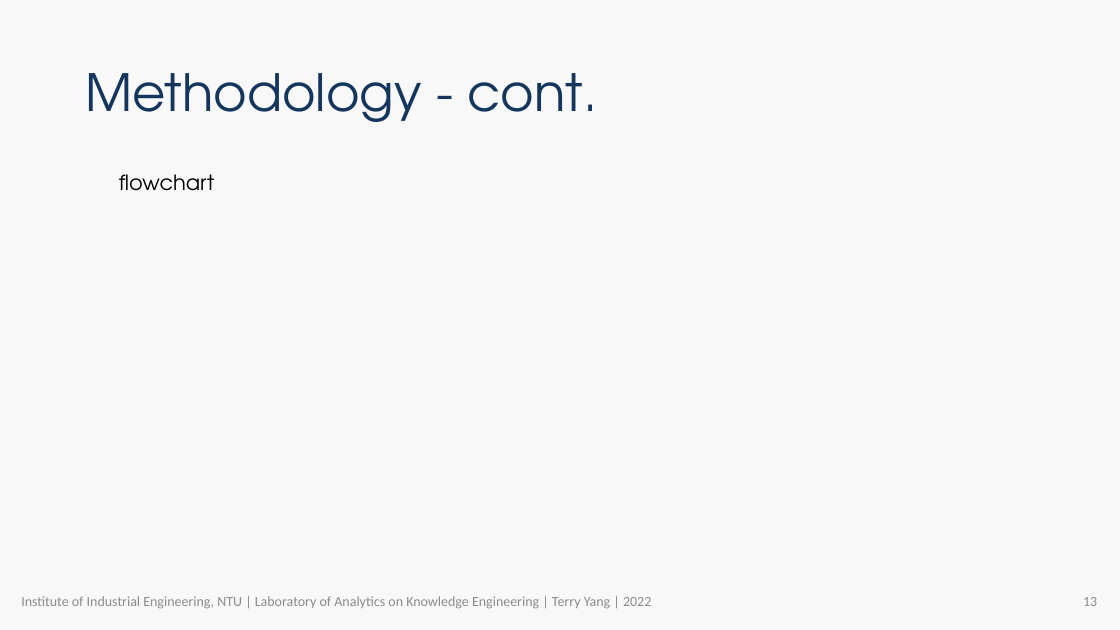
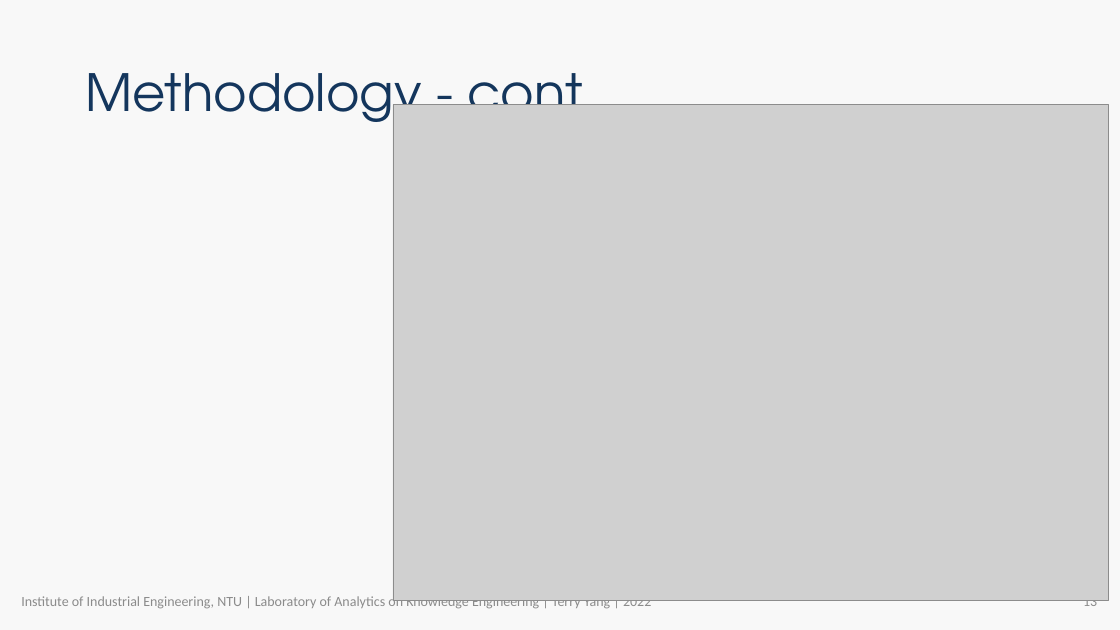
Before and after one commit to R64825/NTUIIE-Research, a slide deck: slide 13 of ppt/APIEMS TerryYang.pptx. Drawn at 1120x630 pixels with LibreOffice and Linux fonts; fonts in the diff are those of the drawing; grey boxes stand for pictures; background and template pictures are left out. Boxes give left, top, right and bottom in pixels: in the first picture for what was removed or moved away, otherwise in the second. Text is boxed around its words. In the diff, an @@ line names an element or a change of style, - is before the commit and + after.

```diff
--- a/ppt/APIEMS TerryYang.pptx
+++ b/ppt/APIEMS TerryYang.pptx
@@ picture added at [393, 105, 1109, 602] @@
@@ text removed at [119, 174, 214, 191] @@
-flowchart
```
Also in this commit, not shown: 4 other slides changed, 2 slides added, 1 other file.
